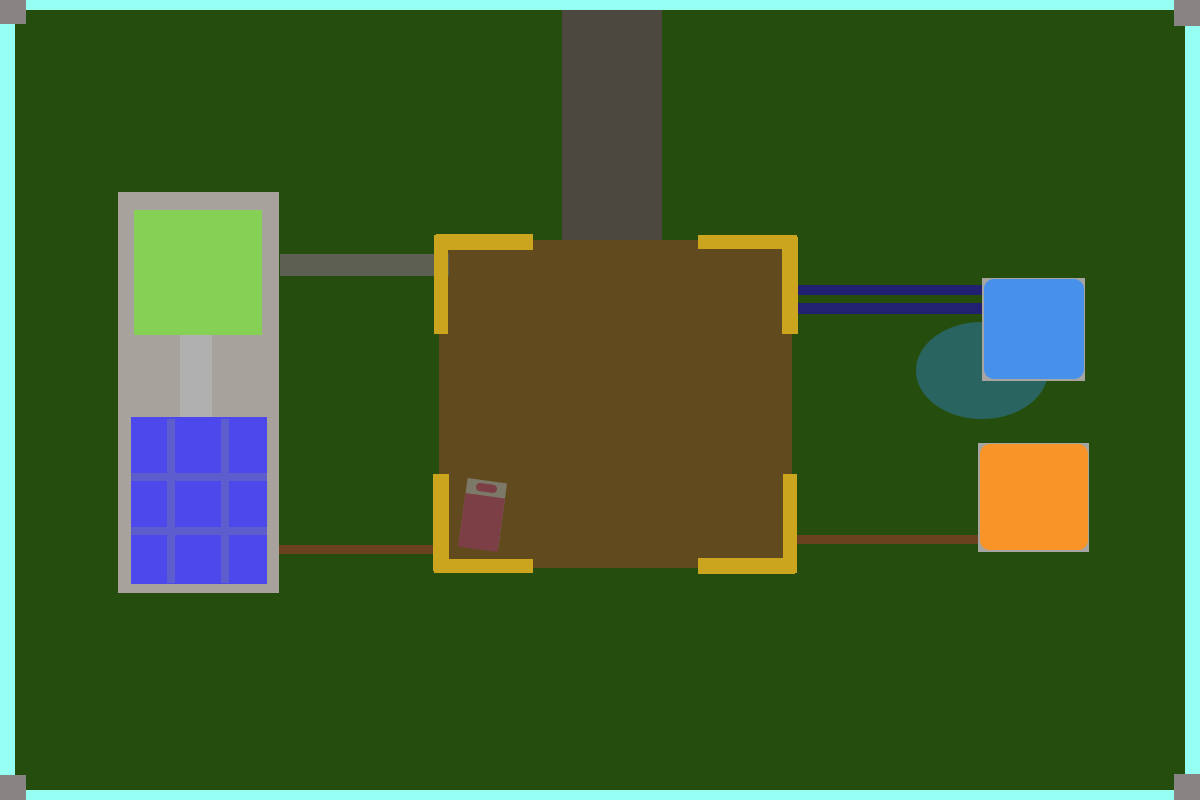
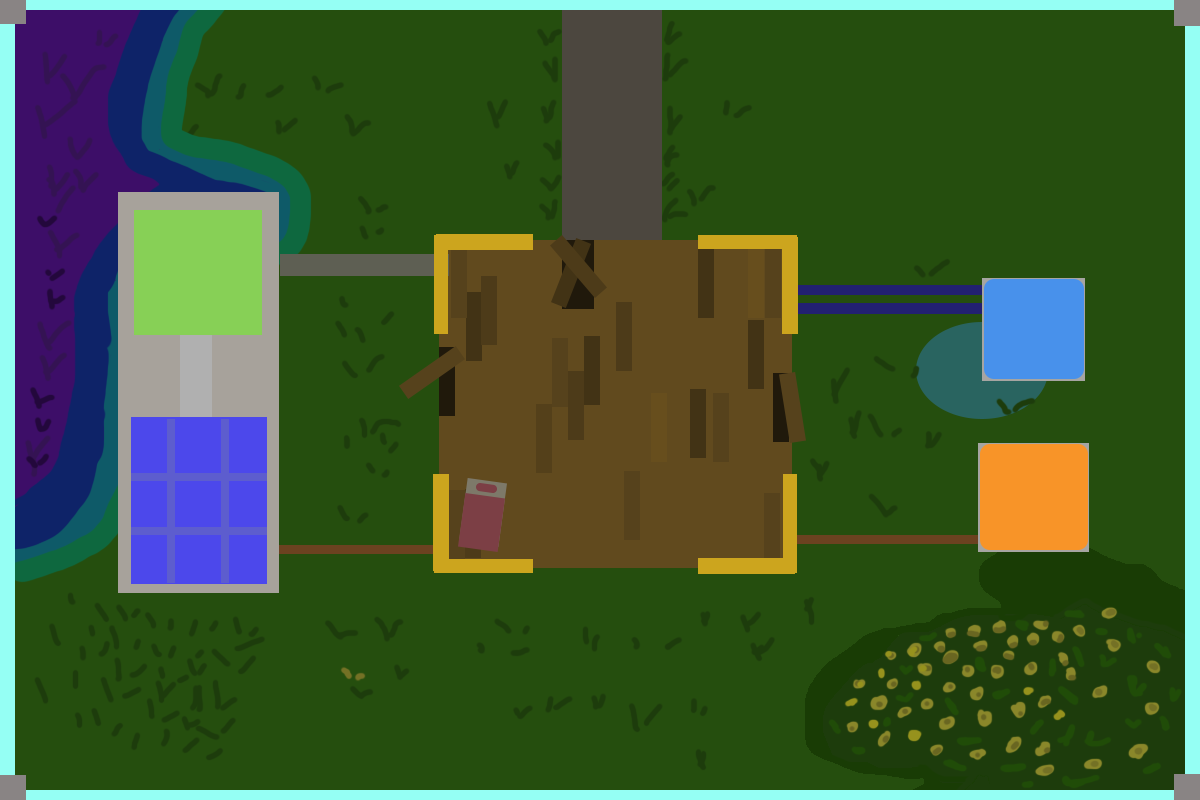
Before/after of a 1200x800 layered artwork. What changed in the layer stack:
added group "Extra wood" with 27 layers in group "Ground" over [399, 235, 806, 559]
added layer "Rectangle 21" (1st of 27, in "PaintStuff" › "Ground" › "Extra wood") in group "Extra wood" over [779, 372, 806, 443]
added layer "Rectangle 21" (2nd of 27, in "PaintStuff" › "Ground" › "Extra wood") in group "Extra wood" over [399, 346, 465, 399]
added layer "Rectangle 21" (3rd of 27, in "PaintStuff" › "Ground" › "Extra wood") in group "Extra wood" over [552, 338, 568, 407]
added layer "Rectangle 21" (4th of 27, in "PaintStuff" › "Ground" › "Extra wood") in group "Extra wood" over [449, 490, 465, 559]
added layer "Rectangle 21" (5th of 27, in "PaintStuff" › "Ground" › "Extra wood") in group "Extra wood" over [536, 404, 552, 473]
added layer "Rectangle 21" (6th of 27, in "PaintStuff" › "Ground" › "Extra wood") in group "Extra wood" over [765, 249, 781, 318]
added layer "Rectangle 21" (7th of 27, in "PaintStuff" › "Ground" › "Extra wood") in group "Extra wood" over [748, 249, 764, 318]
added layer "Rectangle 21" (8th of 27, in "PaintStuff" › "Ground" › "Extra wood") in group "Extra wood" over [465, 489, 481, 558]
added layer "Rectangle 21" (9th of 27, in "PaintStuff" › "Ground" › "Extra wood") in group "Extra wood" over [550, 235, 607, 298]
added layer "Rectangle 21" (10th of 27, in "PaintStuff" › "Ground" › "Extra wood") in group "Extra wood" over [616, 302, 632, 371]
added layer "Rectangle 21" (12th of 27, in "PaintStuff" › "Ground" › "Extra wood") in group "Extra wood" over [551, 238, 591, 308]
added group "Grass" with 3 layers in group "Ground" over [15, 10, 1185, 790]
added layer "CorruptedGrass" in group "Grass" over [15, 10, 312, 583]
added layer "YellowRoundFlowerField" in group "Grass" over [805, 548, 1185, 790]
added layer "Grass Drawing" in group "Grass" over [33, 20, 1037, 771]
moved "Waterpond" above "Rectangle 6" over [916, 365, 1036, 416]
…and 16 more changes (16 added)
